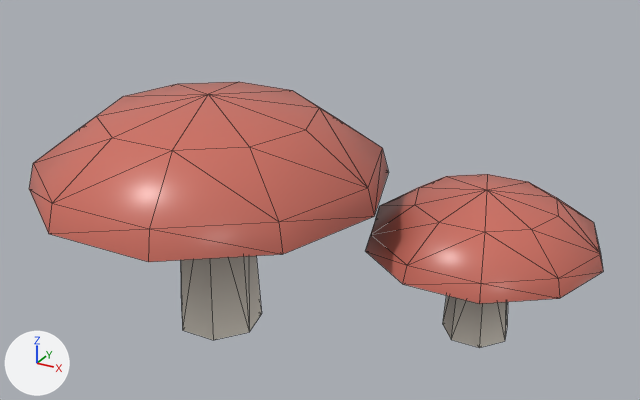
What one commit did to the glTF model public/models/modcar/items/food_shiitake.glb.
Camera for both pictures: a camera (50 mm lens) standing at (0.0798, -0.1401, 0.1003) and looking at (0.0017, 0.0019, 0.0293). The axes (+X, +Y, +Z) are drawn at lower left. The lights are the same throughout. The first picture is the older version. Mesh edges are drawn as thin lines. Vertices at exactly the same position are counted once.

Names of what the first picture shows: 'PART'.
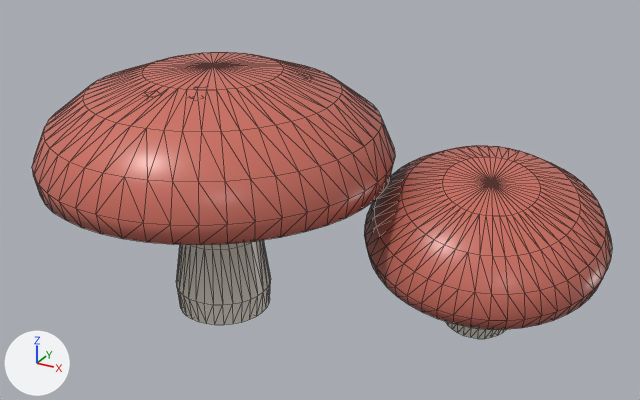
Location of each change, (x1, y1, x2, y2) in pixels of the pictures (640 x 400 px):
'PART', reshaped (8% taller)
    before: (29, 82, 603, 348)
    after: (32, 52, 612, 339)
part 1 of me_part, rebuilt (41% taller)
    before: (366, 174, 603, 304)
    after: (364, 145, 612, 329)
part 2 of me_part, rebuilt (7% taller)
    before: (29, 82, 388, 262)
    after: (32, 52, 395, 245)
part 3 of me_part, rebuilt (17% wider)
    before: (181, 256, 262, 340)
    after: (176, 240, 271, 325)
part 4 of me_part, rebuilt
    before: (443, 296, 508, 348)
    after: (445, 321, 506, 339)

Edits to the bpy script that builds the scene:
```text
Change me_part:
    used by ob_part; location = (0.0, 0.0, 0.0)
    remove me_part.from_pydata(...)  # 112 vertices, 208 faces; spans x -0.055..0.055, y -0.0395..0.0395, z 0.0..0.05
    add me_part.from_pydata(...)  # 1608 vertices, 3152 faces; spans x -0.0561..0.0561, y -0.0379..0.0379, z 0.0..0.0549
    me_part part 1: the loose piece of 42 vertices spanning x 0.007..0.055, y -0.0061..0.0395, z 0.019..0.032 is rebuilt with 338 vertices and now spans x 0.0083..0.0561, y -0.0088..0.0379, z 0.0152..0.0378
    me_part part 2: the loose piece of 42 vertices spanning x -0.055..0.017, y -0.0395..0.0289, z 0.0306..0.05 is rebuilt with 338 vertices and now spans x -0.0561..0.0159, y -0.0379..0.0341, z 0.0309..0.0549
    me_part part 3: the loose piece of 14 vertices spanning x -0.0278..-0.0102, y -0.0134..0.0037, z 0.0..0.035 is rebuilt with 130 vertices and now spans x -0.0302..-0.0099, y -0.0119..0.0083, z 0.002..0.036
    me_part part 4: the loose piece of 14 vertices spanning x 0.0242..0.0378, y 0.0104..0.0237, z 0.0..0.022 is rebuilt with 130 vertices and now spans x 0.0225..0.038, y 0.0089..0.0274, z 0.0..0.0247
    other edits to the shape of me_part do not show in these pictures
```
